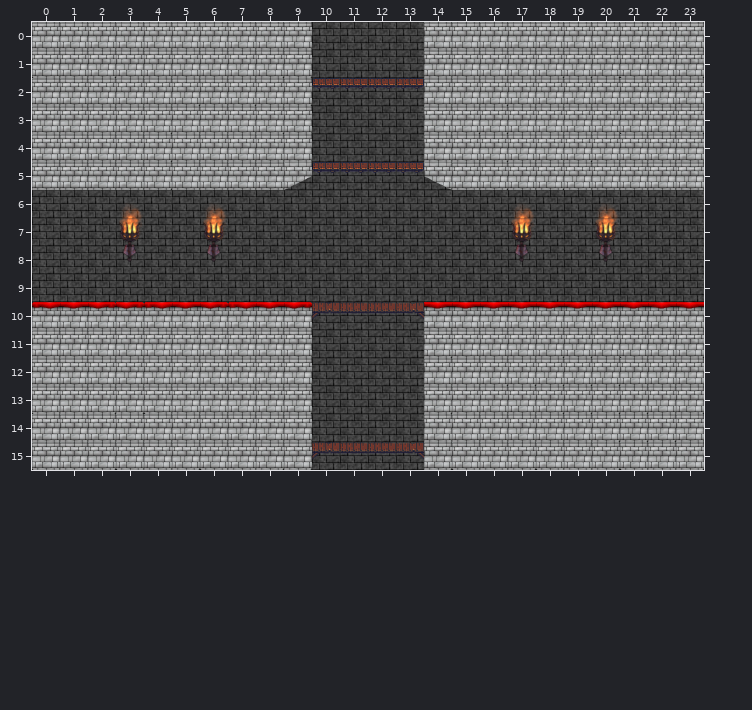
Tiled map: android/assets/Maps/Map0.tmx. The picture above was drawn from the file before the commit.
Cells are 64x64 px. Shown: x 0..23, y 0..15.
The result:
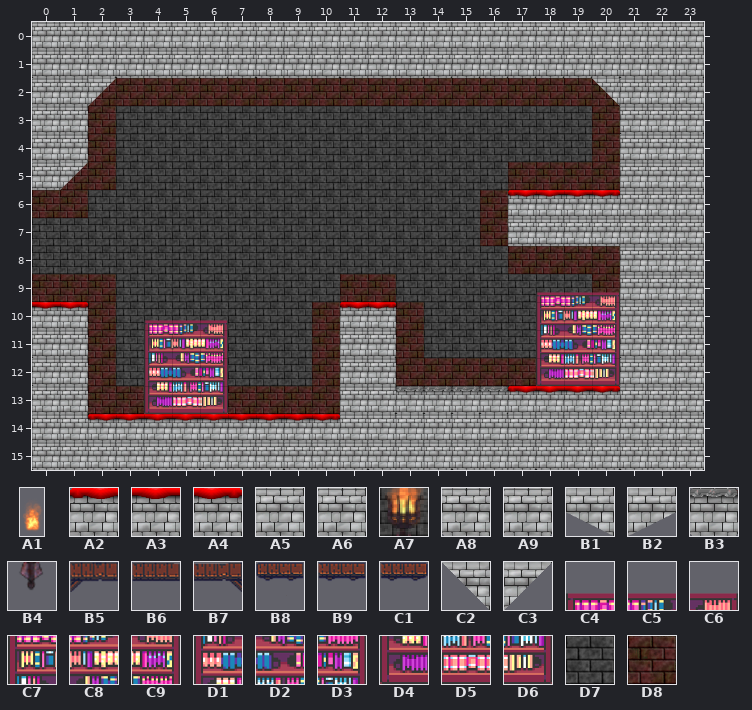
Key: from "Fire": A1 0; from "castle": A2 16, A3 17, A4 18, A5 32, A6 33, A7 44, A8 48, A9 50, B1 52, B2 53, B3 55, B4 60, B5 75, B6 76, B7 77, B8 91, B9 92, C1 93, C2 100, C3 101, C4 106, C5 107, C6 108, C7 122, C8 123, C9 124, D1 138, D2 139, D3 140, D4 154, D5 155, D6 156; from "walls-128x128_2": D7 0, D8 3.
__ is an empty cell, ## one hidden under a higher layer, .. an unchanged one.
See-through tiles are keyed as they look on the map.
Edits made:
--- layer "background"
@@ x 0..20 @@
- 2 .. .. ## ## ## D7 ## D7 ## D7 D7 D7 D7 D7 ## ## D7 ## ## ## ##
- 3 .. .. ## .. .. .. .. .. .. .. .. .. .. .. .. .. .. .. .. .. ##
- 4 .. .. ## .. .. .. .. .. .. .. .. .. .. .. .. .. .. .. .. .. ##
- 5 .. ## ## .. .. .. .. .. .. .. .. .. .. .. .. .. .. ## D7 ## ##
- 6 D7 D7 .. .. .. .. .. .. .. .. .. .. .. .. .. .. D7 .. .. .. ..
- 7 .. .. .. .. .. .. .. .. .. .. .. .. .. .. .. .. D7 .. .. .. ..
- 8 .. .. .. .. .. .. .. .. .. .. .. .. .. .. .. .. .. D7 D7 D7 D7
- 9 D7 D7 D7 .. .. .. .. .. .. .. .. D7 D7 .. .. .. .. .. .. .. D7
-10 .. .. D7 .. .. .. .. .. .. .. D7 .. .. D7 .. .. .. .. .. .. ..
-11 .. .. ## .. .. .. .. .. .. .. D7 .. .. D7 .. .. .. .. .. .. ..
-12 .. .. ## .. .. .. .. .. .. .. D7 .. .. D7 ## ## D7 D7 D7 D7 D7
-13 .. .. D7 D7 D7 .. .. ## ## D7 D7 .. .. .. .. .. .. .. .. .. ..
-14 .. .. ## .. .. .. .. .. .. .. .. .. .. .. .. .. .. .. .. .. ..
+ 2 .. .. D8 D8 D8 D8 D8 D8 D8 D8 D8 D8 D8 D8 D8 D8 D8 D8 D8 D8 D8
+ 3 .. .. D8 .. .. .. .. .. .. .. .. .. .. .. .. .. .. .. .. .. D8
+ 4 .. .. D8 .. .. .. .. .. .. .. .. .. .. .. .. .. .. .. .. .. D8
+ 5 .. D8 D8 .. .. .. .. .. .. .. .. .. .. .. .. .. .. D8 D8 D8 D8
+ 6 D8 D8 .. .. .. .. .. .. .. .. .. .. .. .. .. .. D8 .. .. .. ..
+ 7 .. .. .. .. .. .. .. .. .. .. .. .. .. .. .. .. D8 .. .. .. ..
+ 8 .. .. .. .. .. .. .. .. .. .. .. .. .. .. .. .. .. D8 D8 D8 D8
+ 9 D8 D8 D8 .. .. .. .. .. .. .. .. D8 D8 .. .. .. .. .. .. .. D8
+10 .. .. D8 .. .. .. .. .. .. .. D8 .. .. D8 .. .. .. .. .. .. ..
+11 .. .. D8 .. .. .. .. .. .. .. D8 .. .. D8 .. .. .. .. .. .. ..
+12 .. .. D8 .. .. .. .. .. .. .. D8 .. .. D8 D8 D8 D8 D8 ## ## ##
+13 .. .. D8 D8 ## .. .. D8 D8 D8 D8 .. .. .. .. .. .. .. .. .. ..
+14 .. .. D8 .. .. .. .. .. .. .. .. .. .. .. .. .. .. .. .. .. ..
--- layer "Fire" (removed)
@@ x 3..20 @@
- 7 A1 .. .. A1 .. .. .. .. .. .. .. .. .. .. A1 .. .. A1
+ 7 __ .. .. __ .. .. .. .. .. .. .. .. .. .. __ .. .. __
--- layer "main"
@@ x 0..23 @@
- 0 .. .. .. .. .. .. .. .. .. .. __ __ __ __ .. .. .. .. .. .. .. .. .. ..
- 1 .. .. .. .. .. .. .. .. .. .. __ __ __ __ .. .. .. .. .. .. .. .. .. ..
- 2 .. .. A6 A6 A6 A9 A6 A9 A6 A9 B8 B9 B9 C1 A6 A6 A9 A6 A6 A6 A6 .. .. ..
- 3 .. .. A6 A6 A9 A6 A6 A6 A9 A6 .. .. .. .. A6 A9 A9 A6 A6 A6 A6 .. .. ..
- 4 .. .. A6 A6 A9 A6 A6 A6 A6 A6 .. .. .. .. A6 A6 A9 A6 A6 A9 A6 .. .. ..
- 5 .. A6 A6 A6 A9 A6 A6 A6 A6 B2 B8 B9 B9 C1 B1 A6 A9 A6 A9 A6 A6 .. .. ..
- 6 .. .. .. .. .. .. .. .. .. .. .. .. .. .. .. .. .. __ __ __ __ __ __ __
- 7 .. .. .. A7 .. .. A7 .. .. .. .. .. .. .. .. .. .. A7 __ __ A7 __ __ __
- 8 .. .. .. B4 .. .. B4 .. .. .. .. .. .. .. .. .. .. B4 .. .. B4 __ __ __
- 9 .. .. .. .. .. .. .. .. .. .. .. .. .. .. .. .. .. .. __ __ __ __ __ __
-10 A2 A3 A4 A4 A2 A3 A4 A2 A3 A4 B5 B6 B6 B7 A3 A3 A3 A3 A3 A3 A3 A3 A3 A3
-11 .. .. A6 A6 A5 A6 A6 A5 A6 A6 .. __ __ .. A9 A6 A6 A6 A9 A9 A6 .. .. ..
-12 .. .. A6 A6 A5 A6 A6 A5 A6 A6 .. __ __ .. A6 A6 A9 A9 A9 A9 A9 .. .. ..
-13 .. .. A9 A9 A8 A6 A5 A6 A6 A9 .. __ __ __ A9 A6 A6 A6 A9 A9 A9 .. .. ..
-14 .. .. A6 A5 A6 A6 A5 A6 A6 A6 __ __ __ __ .. .. .. .. .. .. .. .. .. ..
-15 .. .. .. .. .. .. .. .. .. .. B5 B6 B6 B7 .. .. .. .. .. .. .. .. .. ..
+ 0 .. .. .. .. .. .. .. .. .. .. A6 A5 A6 A6 .. .. .. .. .. .. .. .. .. ..
+ 1 .. .. .. .. .. .. .. .. .. .. A9 A8 A6 A9 .. .. .. .. .. .. .. .. .. ..
+ 2 .. .. C3 __ __ __ __ __ __ __ __ __ __ __ __ __ __ __ __ __ C2 .. .. ..
+ 3 .. .. __ __ __ __ __ __ __ __ .. .. .. .. __ __ __ __ __ __ __ .. .. ..
+ 4 .. .. __ __ __ __ __ __ __ __ .. .. .. .. __ __ __ __ __ __ __ .. .. ..
+ 5 .. C3 __ __ __ __ __ __ __ __ __ __ __ __ __ __ __ __ __ __ __ .. .. ..
+ 6 .. .. .. .. .. .. .. .. .. .. .. .. .. .. .. .. .. A2 A3 A3 A4 A6 A6 A6
+ 7 .. .. .. __ .. .. __ .. .. .. .. .. .. .. .. .. .. A6 A6 A6 A6 A6 A6 A6
+ 8 .. .. .. __ .. .. __ .. .. .. .. .. .. .. .. .. .. __ .. .. __ A6 A6 A6
+ 9 .. .. .. .. .. .. .. .. .. .. .. .. .. .. .. .. .. .. C4 C5 C6 A6 A6 A6
+10 A3 A4 __ __ C4 C5 C6 __ __ __ __ A2 A4 __ __ __ __ __ C7 C8 C9 A6 A6 A6
+11 .. .. __ __ C7 C8 C9 __ __ __ .. A6 A9 .. __ __ __ __ D1 D2 D3 .. .. ..
+12 .. .. __ __ D1 D2 D3 __ __ __ .. A6 A6 .. __ __ __ __ D4 D5 D6 .. .. ..
+13 .. .. __ __ D4 D5 D6 __ __ __ .. A6 A9 B3 B3 B3 B3 A2 A3 A3 A4 .. .. ..
+14 .. .. A2 A3 A3 A3 A3 A3 A3 A3 A4 A6 A5 A6 .. .. .. .. .. .. .. .. .. ..
+15 .. .. .. .. .. .. .. .. .. .. A6 A9 A8 A6 .. .. .. .. .. .. .. .. .. ..
Changed places in both pictures, as pixel boxes (x1, y1, x2, y2):
changed: (32, 22, 704, 470)
